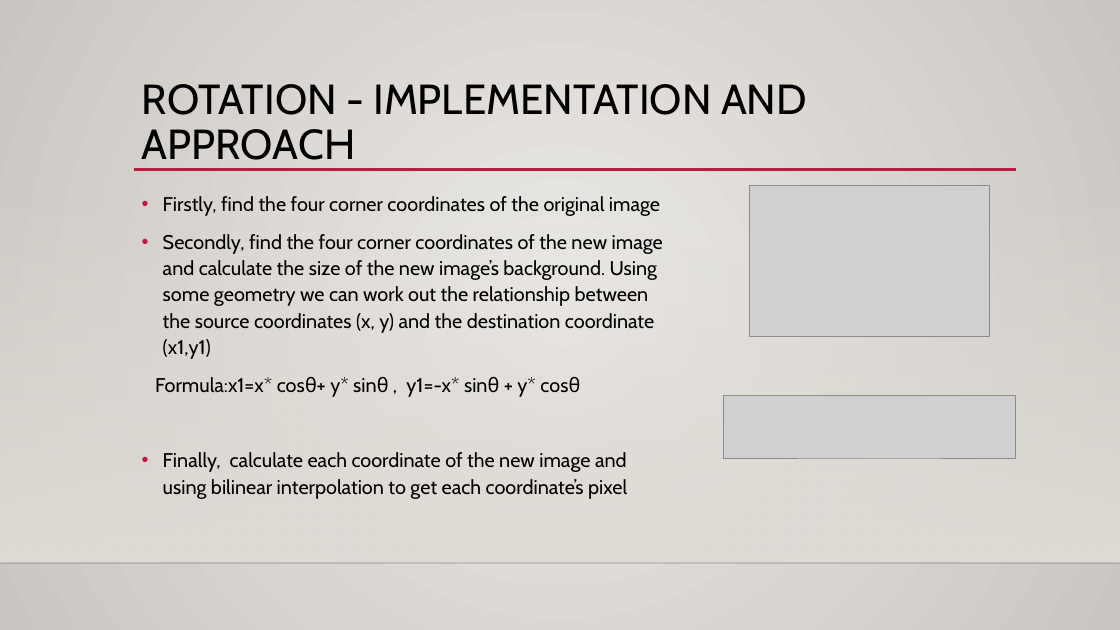
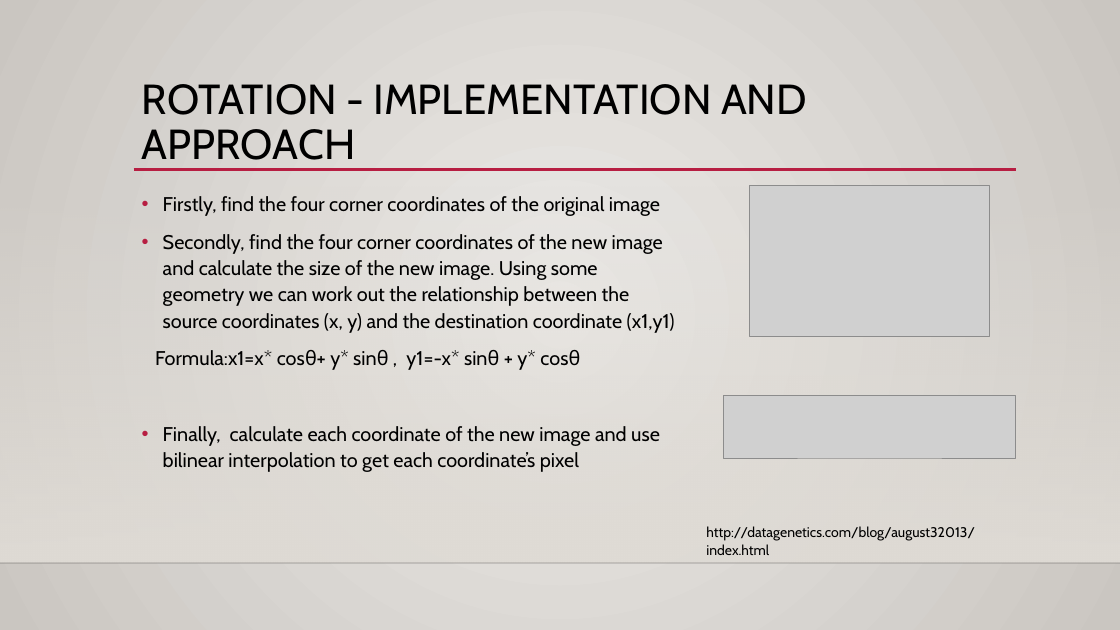
Before and after one commit to michaeltran/DIP-Image-Geometric-Transformation, a slide deck: slide 22 of DIP_Presentation.pptx (slide 19 before the commit). Drawn at 1120x630 pixels with LibreOffice and Linux fonts; fonts in the diff are those of the drawing; grey boxes stand for pictures; background and template pictures are left out. Boxes give left, top, right and bottom in pixels: in the first picture for what was removed or moved away, otherwise in the second. Text is boxed around its words. In the diff, an @@ line names an element or a change of style, - is before the commit and + after.

```diff
--- a/DIP_Presentation.pptx
+++ b/DIP_Presentation.pptx
@@ text at (163, 234, 675, 333): text changed @@
-• Secondly, find the four corner coordinates of the new image and calculate the size of the new image’s background. Using some geometry we can work out the relationship between the source coordinates (x, y) and the destination coordinate (x1,y1)
+• Secondly, find the four corner coordinates of the new image and calculate the size of the new image. Using some geometry we can work out the relationship between the source coordinates (x, y) and the destination coordinate (x1,y1)
@@ text at (163, 426, 660, 472): text changed @@
-• Finally, calculate each coordinate of the new image and using bilinear interpolation to get each coordinate’s pixel
+• Finally, calculate each coordinate of the new image and use bilinear interpolation to get each coordinate’s pixel
@@ text added at (706, 526, 975, 555), 12 pt, text #000000 @@
+http://datagenetics.com/blog/august32013/index.html
```
Also in this commit, not shown: 17 other slides changed, 3 slides added.
